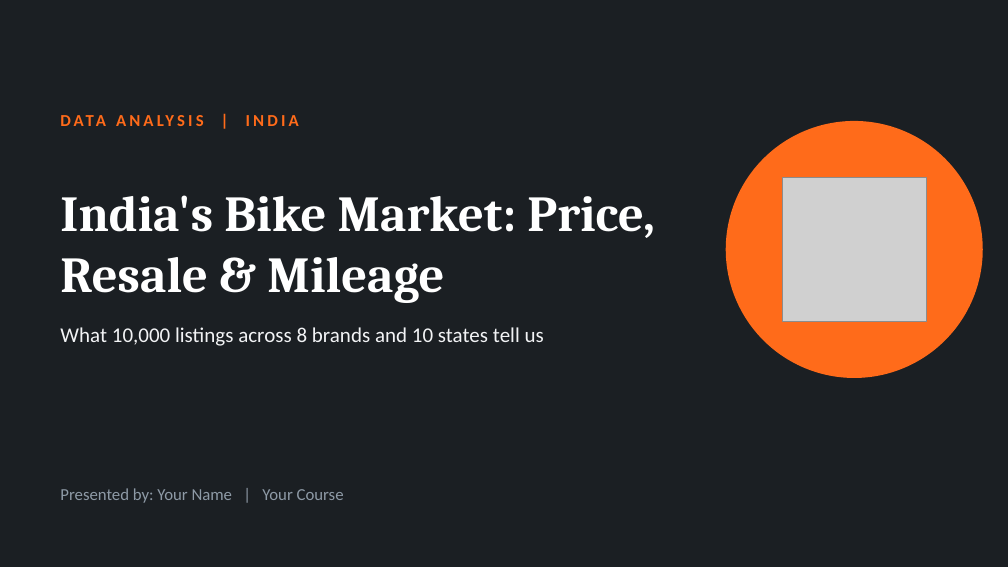
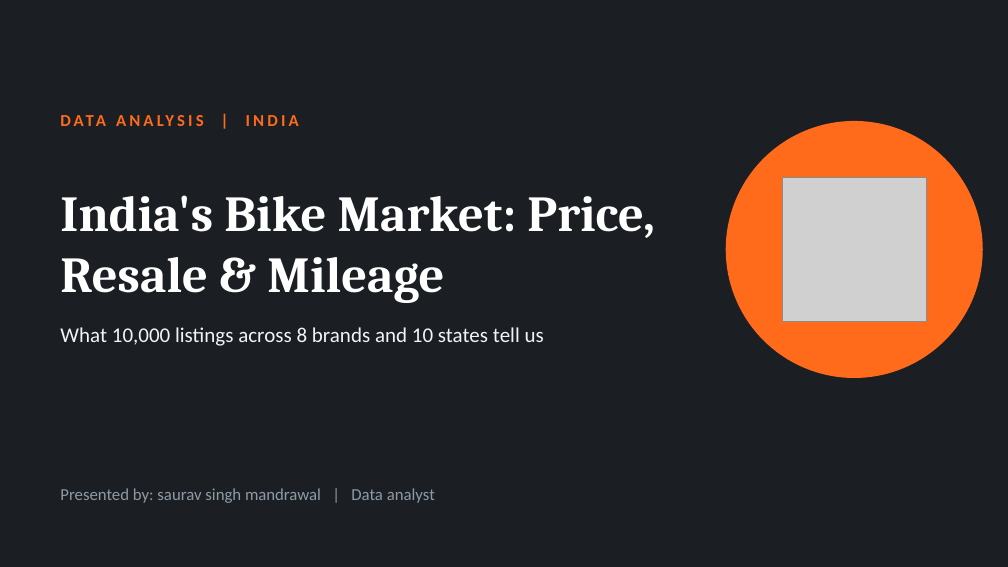
Before and after one commit to saurav720/bikes_sales, a slide deck: slide 1 of presentation/bike_sales_presentation_v2 (1).pptx. Drawn at 1008x567 pixels with LibreOffice and Linux fonts; fonts in the diff are those of the drawing; grey boxes stand for pictures. Boxes give left, top, right and bottom in pixels: in the first picture for what was removed or moved away, otherwise in the second. Text is boxed around its words. In the diff, an @@ line names an element or a change of style, - is before the commit and + after.

Commit message:
edit  presentation

```diff
--- a/presentation/bike_sales_presentation_v2 (1).pptx
+++ b/presentation/bike_sales_presentation_v2 (1).pptx
@@ text at [60, 488, 435, 503]: text changed @@
-Presented by: Your Name | Your Course
+Presented by: saurav singh mandrawal | Data analyst
```
Also in this commit, not shown: 7 other slides changed.
